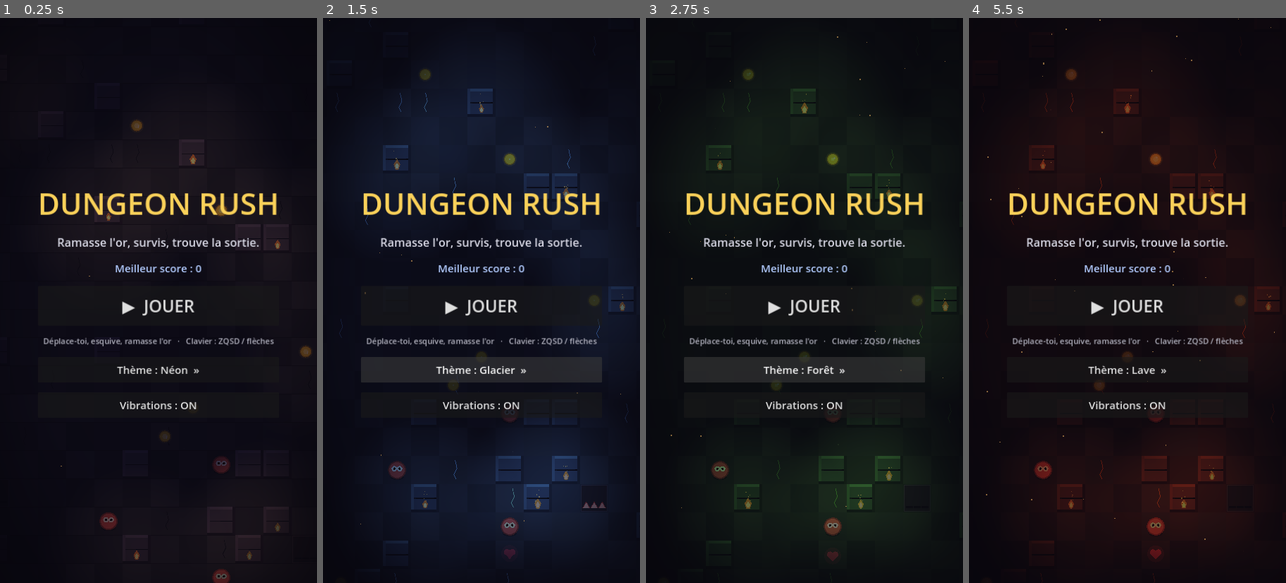
Above: before the commit, frames 1-4 (left to right).
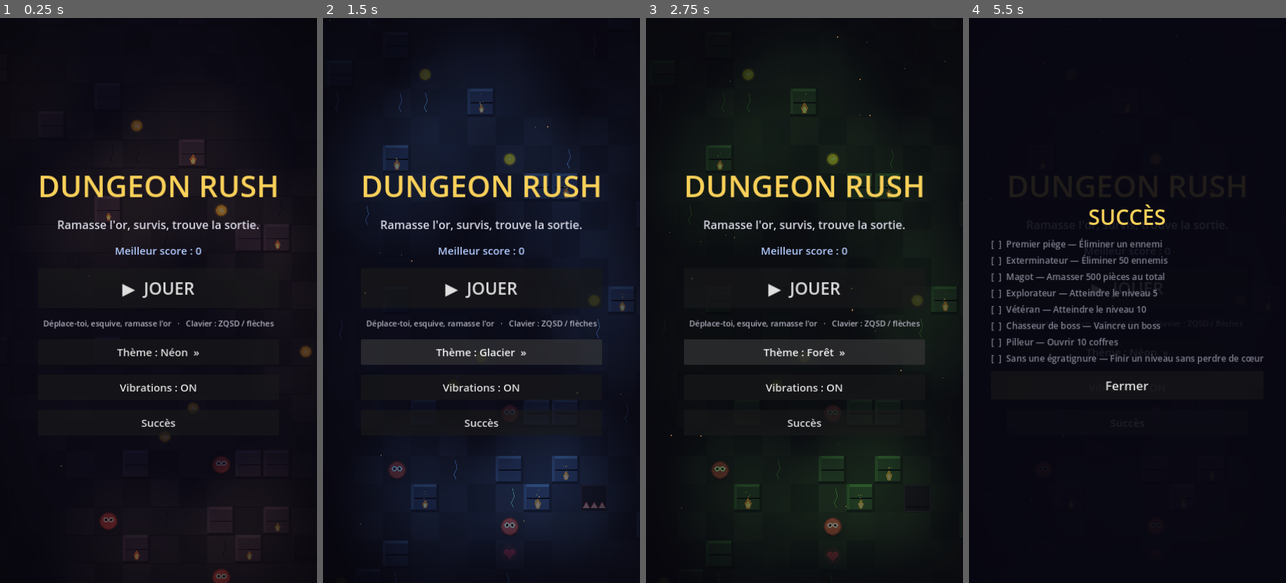
Above: after the commit, the same moments.

Repository: keerigan/godot-dungeon
Game: Godot game, scene res://scenes/Main.tscn
Same seed, same stepped clock (60 frames per second), same inputs: the game is played once before the commit and once after it.
Inputs (mouse positions are in pixels of both pictures, inside the frame that each line leads up to):
- Up to frame 1 (0.25 s): no input
- Up to frame 2 (1.5 s): click "Thème : Néon »" at 0.5 s; click "Thème : Lave »" at 1.25 s
- Up to frame 3 (2.75 s): click "Thème : Glacier »" at 2 s
- Up to frame 4 (5.5 s): click "Thème : Forêt »" at 2.75 s; click "Thème : Rétro »" at 3.5 s; click "Thème : Néon »" (after the commit: "Thème : Auto (biomes) »") at 4.25 s; click (1127, 424) at 5 s, where only the run after the commit has a clickable "Succès"

The runs differ from the first frame. In frame 1, 6.0% of the frame differs, in the area x 12-88%, y 27-73%; in frame 2, 8.6%; in frame 3, 8.5%; in frame 4, 15%, in the area x 5-98%, y 0-100%.

Commit message:
Contenu : coffres, boss, biomes (mode Auto), succès
- Coffres (Chest) : ouverture au contact, récompense aléatoire (or/soin/vitesse)
- Boss (Enemy.Kind.BOSS) tous les 5 niveaux : gros, PV élevés, charges,
  barre de vie ; élimination via pièges = gros bonus de score
- Biomes : nouveau mode 'Auto' du sélecteur de thème qui change l'ambiance
  tous les 2 niveaux (bannière de niveau adaptée)
- Succès (8) suivis et persistés, avec notifications (toasts) et panneau
  consultable depuis l'écran-titre
- Mini-carte enrichie (coffres) ; contenu adapté à la grande arène

Validé : import + parties simulées headless (niveau normal + boss) sans erreur ;
rendu réel vérifié (boss/biome, panneau succès).

Co-Authored-By: Claude Opus 4.8 <noreply@anthropic.com>
Claude-Session: https://claude.ai/code/session_01WATrZWmuEbz921xMfBvaBQ

Diff:
--- /dev/null
+++ b/scripts/Chest.gd
@@ -0,0 +1,58 @@
+class_name Chest
+extends Area2D
+
+## Coffre à ouvrir en marchant dessus. Donne une récompense aléatoire (géré par Game).
+
+signal opened(pos: Vector2)
+
+const RADIUS := 20.0
+
+var _t := 0.0
+var _open := false
+
+
+func _ready() -> void:
+	collision_layer = 0
+	collision_mask = 2   # détecte le joueur
+	monitoring = true
+	var shape := CircleShape2D.new()
+	shape.radius = RADIUS
+	var cs := CollisionShape2D.new()
+	cs.shape = shape
+	add_child(cs)
+	body_entered.connect(_on_body_entered)
+
+
+func _process(delta: float) -> void:
+	_t += delta
+	queue_redraw()
+
+
+func _on_body_entered(body: Node2D) -> void:
+	if body is Player and not _open:
+		_open = true
+		opened.emit(global_position)
+		queue_free()
+
+
+func _draw() -> void:
+	# Lueur dorée pulsante
+	var glow := 0.16 + sin(_t * 3.0) * 0.06
+	draw_circle(Vector2.ZERO, RADIUS + 6.0, Color(1.0, 0.8, 0.3, glow))
+
+	var wood := Color(0.45, 0.28, 0.15)
+	var wood_d := Color(0.32, 0.19, 0.10)
+	var gold := Color(0.95, 0.78, 0.28)
+	# Corps
+	draw_rect(Rect2(-16, -4, 32, 18), wood)
+	draw_rect(Rect2(-16, -4, 32, 18), wood_d, false, 2.0)
+	# Couvercle bombé
+	draw_rect(Rect2(-16, -14, 32, 11), wood.lightened(0.08))
+	draw_rect(Rect2(-16, -14, 32, 11), wood_d, false, 2.0)
+	# Bandes dorées
+	draw_rect(Rect2(-16, -5, 32, 3), gold)
+	draw_line(Vector2(-8, -14), Vector2(-8, 14), gold, 2.0)
+	draw_line(Vector2(8, -14), Vector2(8, 14), gold, 2.0)
+	# Serrure
+	draw_rect(Rect2(-4, -6, 8, 8), gold)
+	draw_circle(Vector2(0, -2), 1.6, wood_d)
--- a/scripts/Enemy.gd
+++ b/scripts/Enemy.gd
@@ -6,12 +6,13 @@
 ##   1 = rapide (orange, petit, PV 1)
 ##   2 = costaud (violet, gros, PV 2)
 
-enum Kind { CHASER, FAST, TANK }
+enum Kind { CHASER, FAST, TANK, BOSS }
 
 var kind: int = Kind.CHASER
 var radius := 19.0
 var speed := 120.0
 var hp := 1
+var max_hp := 1
 var body_color := Color(0.87, 0.33, 0.31)
 var target: Node2D
 
@@ -19,6 +20,8 @@
 var _flash := 0.0
 var _wobble := 0.0
 var _hit_cd := 0.0                        ## Anti multi-coups (pièges surtout)
+var _charge_t := 0.0                       ## Temps de charge restant (boss)
+var _charge_cd := 3.0                      ## Délai avant la prochaine charge (boss)
 
 var path: PackedVector2Array = PackedVector2Array()  ## Chemin A* (points monde)
 var path_i := 0
@@ -37,11 +40,17 @@
 			hp = 2
 			speed = min(70.0 + level * 8.0, 150.0)
 			body_color = Color(0.66, 0.36, 0.86)
+		Kind.BOSS:
+			radius = 42.0
+			hp = 5 + int(level / 5) * 2      # de plus en plus coriace
+			speed = min(140.0 + level * 3.0, 200.0)
+			body_color = Color(0.55, 0.16, 0.34)
 		_:
 			radius = 19.0
 			hp = 1
 			speed = min(95.0 + level * 10.0, 215.0)
 			body_color = Color(0.87, 0.33, 0.31)
+	max_hp = hp
 
 
 func _ready() -> void:
@@ -60,6 +69,18 @@
 	if _hit_cd > 0.0:
 		_hit_cd -= delta
 
+	# Charge périodique du boss
+	var spd := speed
+	if kind == Kind.BOSS:
+		if _charge_t > 0.0:
+			_charge_t -= delta
+			spd = speed * 1.8
+		else:
+			_charge_cd -= delta
+			if _charge_cd <= 0.0:
+				_charge_t = 0.7
+				_charge_cd = randf_range(2.6, 4.2)
+
 	# Suit le chemin A* (contourne les murs) ; sinon fonce vers la cible
 	var goal := Vector2.ZERO
 	var have_goal := false
@@ -77,7 +98,7 @@
 	if have_goal:
 		var to_goal := goal - global_position
 		if to_goal.length() > 1.0:
-			chase = to_goal.normalized() * speed
+			chase = to_goal.normalized() * spd
 	velocity = chase + _knockback
 	_knockback = _knockback.move_toward(Vector2.ZERO, 1400.0 * delta)
 	move_and_slide()
@@ -109,6 +130,15 @@
 	draw_set_transform(Vector2(0, r * 0.82), 0.0, Vector2(1.0, 0.42))
 	draw_circle(Vector2.ZERO, r * 0.85, Color(0, 0, 0, 0.30))
 	draw_set_transform(Vector2.ZERO, 0.0, Vector2.ONE)
+	# Cornes du boss
+	if kind == Kind.BOSS:
+		var horn := body_color.darkened(0.35)
+		draw_colored_polygon(PackedVector2Array([
+			Vector2(-r * 0.7, -r * 0.6), Vector2(-r * 0.35, -r * 0.55),
+			Vector2(-r * 0.55, -r * 1.15)]), horn)
+		draw_colored_polygon(PackedVector2Array([
+			Vector2(r * 0.7, -r * 0.6), Vector2(r * 0.35, -r * 0.55),
+			Vector2(r * 0.55, -r * 1.15)]), horn)
 	# Corps
 	draw_circle(Vector2.ZERO, r, body_color)
 	draw_arc(Vector2.ZERO, r, 0.0, TAU, 28, body_color.darkened(0.4), 3.0)
@@ -121,3 +151,12 @@
 	# Flash blanc quand touché
 	if _flash > 0.0:
 		draw_circle(Vector2.ZERO, r, Color(1, 1, 1, clampf(_flash / 0.14, 0.0, 0.85)))
+
+	# Barre de vie du boss
+	if kind == Kind.BOSS and max_hp > 0:
+		var bw := 64.0
+		var by := -r - 16.0
+		var frac := clampf(float(hp) / max_hp, 0.0, 1.0)
+		draw_rect(Rect2(-bw * 0.5, by, bw, 7), Color(0, 0, 0, 0.65))
+		draw_rect(Rect2(-bw * 0.5, by, bw * frac, 7), Color(0.9, 0.3, 0.35))
+		draw_rect(Rect2(-bw * 0.5, by, bw, 7), Color(1, 1, 1, 0.55), false, 1.0)
--- a/scripts/Game.gd
+++ b/scripts/Game.gd
@@ -14,6 +14,18 @@
 const SAVE_PATH := "user://dungeon.cfg"
 
 enum State { TITLE, PLAYING, DEAD }
+
+## Succès (id, nom, description, compteur suivi, seuil).
+const ACHIEVEMENTS: Array = [
+	{"id": "kill1", "name": "Premier piège", "desc": "Éliminer un ennemi", "stat": "kills", "need": 1},
+	{"id": "kill50", "name": "Exterminateur", "desc": "Éliminer 50 ennemis", "stat": "kills", "need": 50},
+	{"id": "coins500", "name": "Magot", "desc": "Amasser 500 pièces au total", "stat": "coins", "need": 500},
+	{"id": "lvl5", "name": "Explorateur", "desc": "Atteindre le niveau 5", "stat": "best_level", "need": 5},
+	{"id": "lvl10", "name": "Vétéran", "desc": "Atteindre le niveau 10", "stat": "best_level", "need": 10},
+	{"id": "boss1", "name": "Chasseur de boss", "desc": "Vaincre un boss", "stat": "bosses", "need": 1},
+	{"id": "chest10", "name": "Pilleur", "desc": "Ouvrir 10 coffres", "stat": "chests", "need": 10},
+	{"id": "nodmg", "name": "Sans une égratignure", "desc": "Finir un niveau sans perdre de cœur", "stat": "nodmg", "need": 1},
+]
 
 ## Thèmes visuels (100% code). Chaque palette reskin le donjon.
 const PALETTES: Array = [
@@ -76,6 +88,7 @@
 var coins: Array[Coin] = []
 var powerups: Array[Powerup] = []
 var traps: Array[Trap] = []
+var chests: Array[Chest] = []
 var portal: Portal
 
 var player: Player
@@ -87,6 +100,9 @@
 var best_score := 0
 var vibration_enabled := true
 var theme_idx := 0
+var _stats: Dictionary = {}          ## Compteurs cumulés (persistés)
+var _unlocked: Dictionary = {}       ## Succès débloqués (persistés)
+var _damage_free_level := true       ## Niveau en cours sans dégât ?
 
 # Éclairage / ambiance
 var _light_tex: GradientTexture2D
@@ -129,6 +145,11 @@
 var theme_btn: Button
 var gameover_root: Control
 var gameover_score: Label
+var achievements_root: Control
+var _ach_list: VBoxContainer
+var _toast_label: Label
+var _toast_queue: Array = []
+var _toast_active := false
 
 
 func _ready() -> void:
@@ -177,6 +198,7 @@
 				if player.health < hp:
 					add_shake(7.0)
 					_vibrate(120)
+					_damage_free_level = false
 				break
 
 	# Pièges dangereux -> blessent le joueur ET les ennemis
@@ -190,6 +212,7 @@
 			if player.health < hp2:
 				add_shake(6.0)
 				_vibrate(120)
+				_damage_free_level = false
 		var survivors: Array[Enemy] = []
 		for e in enemies:
 			if not is_instance_valid(e):
@@ -227,6 +250,7 @@
 
 func build_level() -> void:
 	_clear_level()
+	_apply_theme()          # met à jour le biome (mode Auto) avant de tout redessiner
 	_generate_walls()
 	_compute_reachable()
 	_build_wall_bodies()
@@ -271,8 +295,21 @@
 		var kind := Powerup.Kind.HEART if randf() < 0.6 else Powerup.Kind.SPEED
 		_spawn_powerup(free_cells.pop_back(), kind)
 
-	# Ennemis variés, loin du héros
-	var enemy_count := mini(3 + level, 10)
+	# Coffre (une chance sur deux environ)
+	if randf() < 0.6 and not free_cells.is_empty():
+		_spawn_chest(free_cells.pop_back())
+
+	# Boss tous les 5 niveaux
+	var is_boss_level := (level % 5 == 0)
+	if is_boss_level:
+		for c in free_cells:
+			if Vector2(c).distance_to(Vector2(SPAWN_CELL)) >= 6.0:
+				_spawn_boss(c)
+				free_cells.erase(c)
+				break
+
+	# Ennemis variés, loin du héros (moins nombreux les niveaux de boss)
+	var enemy_count := 3 if is_boss_level else mini(3 + level, 10)
 	var placed := 0
 	for c in free_cells:
 		if placed >= enemy_count:
@@ -285,7 +322,19 @@
 	queue_redraw()
 	_update_hud()
 	if state == State.PLAYING:
-		_flash("Niveau %d" % level)
+		_flash(_level_banner())
+		if level > int(_stats.get("best_level", 0)):
+			_stats["best_level"] = level
+		_damage_free_level = true
+		_check_achievements()
+
+
+func _level_banner() -> String:
+	if level % 5 == 0:
+		return "BOSS — Niveau %d" % level
+	if theme_idx >= PALETTES.size():
+		return "%s — Niveau %d" % [PALETTES[_effective_palette_index()]["name"], level]
+	return "Niveau %d" % level
 
 
 func _open_exit() -> void:
@@ -301,8 +350,31 @@
 		return
 	Sfx.play(Sfx.level_up)
 	_vibrate(60)
+	if _damage_free_level:
+		_stat_add("nodmg", 1)
+		_check_achievements()
 	level += 1
 	build_level()
+
+
+func _on_chest_opened(pos: Vector2) -> void:
+	Sfx.play(Sfx.powerup)
+	_vibrate(50)
+	_burst(pos, Color(1.0, 0.85, 0.35), 22, 230.0, 0.6)
+	var roll := randf()
+	if roll < 0.4:
+		player.coins += 5
+		player.coins_changed.emit(player.coins)
+		_stat_add("coins", 5)
+		_flash("Coffre : +5 or !")
+	elif roll < 0.72:
+		player.heal(2)
+		_flash("Coffre : soin +2 !")
+	else:
+		player.grant_speed(8.0)
+		_flash("Coffre : vitesse !")
+	_stat_add("chests", 1)
+	_check_achievements()
 
 
 func _on_player_died() -> void:
@@ -327,9 +399,11 @@
 func _on_coin_collected(pos: Vector2) -> void:
 	Sfx.play(Sfx.coin)
 	player.add_coin()
+	_stat_add("coins", 1)
 	coins_left -= 1
 	_burst(pos, Color(1.0, 0.85, 0.3), 8, 150.0, 0.4)
 	_update_hud()
+	_check_achievements()
 	if coins_left <= 0:
 		_open_exit()
 
@@ -347,12 +421,25 @@
 
 
 func _kill_enemy(e: Enemy) -> void:
-	_burst(e.global_position, e.body_color, 16, 260.0, 0.5)
+	var boss := e.kind == Enemy.Kind.BOSS
+	_burst(e.global_position, e.body_color, 26 if boss else 16, 300.0 if boss else 260.0, 0.6)
 	Sfx.play(Sfx.enemy_die)
-	player.coins += 2                 # bonus de score
+	if boss:
+		Sfx.play(Sfx.level_up)
+		player.coins += 25
+		add_shake(12.0)
+		_vibrate(200)
+		_flash("Boss vaincu !  +25")
+		_stat_add("coins", 25)
+		_stat_add("bosses", 1)
+	else:
+		player.coins += 2
+		add_shake(4.0)
+		_vibrate(25)
+		_stat_add("coins", 2)
 	player.coins_changed.emit(player.coins)
-	add_shake(4.0)
-	_vibrate(25)
+	_stat_add("kills", 1)
+	_check_achievements()
 	e.queue_free()
 
 
@@ -381,6 +468,10 @@
 		if is_instance_valid(t):
 			t.queue_free()
 	traps.clear()
+	for ch in chests:
+		if is_instance_valid(ch):
+			ch.queue_free()
+	chests.clear()
 	for lt in _torches:
 		if is_instance_valid(lt):
 			lt.queue_free()
@@ -565,6 +656,14 @@
 	traps.append(t)
 
 
+func _spawn_chest(cell: Vector2i) -> void:
+	var ch := Chest.new()
+	ch.position = _cell_to_world(cell.x, cell.y)
+	ch.opened.connect(_on_chest_opened)
+	add_child(ch)
+	chests.append(ch)
+
+
 func _spawn_portal(cell: Vector2i) -> void:
 	portal = Portal.new()
 	portal.position = _cell_to_world(cell.x, cell.y)
@@ -581,6 +680,14 @@
 		kind = Enemy.Kind.FAST
 	elif level >= 3 and roll > 0.8:
 		kind = Enemy.Kind.TANK
+	_spawn_enemy_kind(cell, kind)
+
+
+func _spawn_boss(cell: Vector2i) -> void:
+	_spawn_enemy_kind(cell, Enemy.Kind.BOSS)
+
+
+func _spawn_enemy_kind(cell: Vector2i, kind: int) -> void:
 	var e := Enemy.new()
 	e.setup(kind, level)
 	e.position = _cell_to_world(cell.x, cell.y)
@@ -815,8 +922,19 @@
 	joystick = VirtualJoystick.new()
 	hud_root.add_child(joystick)
 
+	# Notification de succès (visible partout)
+	_toast_label = Label.new()
+	_toast_label.horizontal_alignment = HORIZONTAL_ALIGNMENT_CENTER
+	_toast_label.add_theme_font_size_override("font_size", 26)
+	_toast_label.add_theme_color_override("font_color", Color(1.0, 0.85, 0.4))
+	_toast_label.size = Vector2(720, 40)
+	_toast_label.position = Vector2(0, 130)
+	_toast_label.visible = false
+	ui_layer.add_child(_toast_label)
+
 	_build_title_ui()
 	_build_gameover_ui()
+	_build_achievements_ui()
 
 
 func _build_vignette() -> void:
@@ -943,7 +1061,70 @@
 	vib_btn.pressed.connect(_toggle_vibration)
 	box.add_child(vib_btn)
 
+	var ach_btn := Button.new()
+	ach_btn.text = "Succès"
+	ach_btn.add_theme_font_size_override("font_size", 24)
+	ach_btn.custom_minimum_size = Vector2(300, 58)
+	ach_btn.focus_mode = Control.FOCUS_NONE
+	ach_btn.pressed.connect(_open_achievements)
+	box.add_child(ach_btn)
+
 	_refresh_best_labels()
+
+
+func _build_achievements_ui() -> void:
+	achievements_root = Control.new()
+	achievements_root.set_anchors_preset(Control.PRESET_FULL_RECT)
+	achievements_root.mouse_filter = Control.MOUSE_FILTER_STOP
+	achievements_root.visible = false
+	ui_layer.add_child(achievements_root)
+
+	var dim := ColorRect.new()
+	dim.color = Color(0.03, 0.03, 0.07, 0.9)
+	dim.set_anchors_preset(Control.PRESET_FULL_RECT)
+	achievements_root.add_child(dim)
+
+	var center := CenterContainer.new()
+	center.set_anchors_preset(Control.PRESET_FULL_RECT)
+	achievements_root.add_child(center)
+
+	var box := VBoxContainer.new()
+	box.alignment = BoxContainer.ALIGNMENT_CENTER
+	box.add_theme_constant_override("separation", 14)
+	center.add_child(box)
+
+	var title := Label.new()
+	title.text = "SUCCÈS"
+	title.horizontal_alignment = HORIZONTAL_ALIGNMENT_CENTER
+	title.add_theme_font_size_override("font_size", 48)
+	title.add_theme_color_override("font_color", Color(0.98, 0.82, 0.35))
+	box.add_child(title)
+
+	_ach_list = VBoxContainer.new()
+	_ach_list.add_theme_constant_override("separation", 8)
+	box.add_child(_ach_list)
+
+	var close := Button.new()
+	close.text = "  Fermer  "
+	close.add_theme_font_size_override("font_size", 28)
+	close.custom_minimum_size = Vector2(220, 64)
+	close.focus_mode = Control.FOCUS_NONE
+	close.pressed.connect(func(): achievements_root.visible = false)
+	box.add_child(close)
+
+
+func _open_achievements() -> void:
+	for c in _ach_list.get_children():
+		c.queue_free()
+	for a in ACHIEVEMENTS:
+		var done: bool = _unlocked.has(a["id"])
+		var l := Label.new()
+		l.text = ("[x]  " if done else "[  ]  ") + a["name"] + " — " + a["desc"]
+		l.add_theme_font_size_override("font_size", 20)
+		l.add_theme_color_override("font_color",
+			Color(1.0, 0.85, 0.4) if done else Color(0.5, 0.5, 0.56))
+		_ach_list.add_child(l)
+	achievements_root.visible = true
 
 
 func _build_gameover_ui() -> void:
@@ -1019,7 +1200,12 @@
 	if cfg.load(SAVE_PATH) == OK:
 		best_score = int(cfg.get_value("score", "best", 0))
 		vibration_enabled = bool(cfg.get_value("options", "vibration", true))
-		theme_idx = clampi(int(cfg.get_value("options", "theme", 0)), 0, PALETTES.size() - 1)
+		theme_idx = clampi(int(cfg.get_value("options", "theme", 0)), 0, PALETTES.size())
+		var st = cfg.get_value("stats", "data", {})
+		if st is Dictionary:
+			_stats = st.duplicate()
+		for id in cfg.get_value("achievements", "unlocked", []):
+			_unlocked[id] = true
 
 
 func _save_prefs() -> void:
@@ -1027,13 +1213,66 @@
 	cfg.set_value("score", "best", best_score)
 	cfg.set_value("options", "vibration", vibration_enabled)
 	cfg.set_value("options", "theme", theme_idx)
+	cfg.set_value("stats", "data", _stats)
+	cfg.set_value("achievements", "unlocked", _unlocked.keys())
 	cfg.save(SAVE_PATH)
 	_refresh_best_labels()
 
 
+func _stat_add(key: String, n: int) -> void:
+	_stats[key] = int(_stats.get(key, 0)) + n
+
+
+func _check_achievements() -> void:
+	var newly: Array = []
+	for a in ACHIEVEMENTS:
+		if _unlocked.has(a["id"]):
+			continue
+		if int(_stats.get(a["stat"], 0)) >= int(a["need"]):
+			_unlocked[a["id"]] = true
+			newly.append(a)
+	if not newly.is_empty():
+		_save_prefs()
+		for a in newly:
+			_queue_toast("Succès : " + a["name"])
+
+
+# ---------------------------------------------------------------------------
+# Notifications (toasts)
+# ---------------------------------------------------------------------------
+
+func _queue_toast(text: String) -> void:
+	_toast_queue.append(text)
+	if not _toast_active:
+		_show_next_toast()
+
+
+func _show_next_toast() -> void:
+	if _toast_queue.is_empty():
+		_toast_active = false
+		return
+	_toast_active = true
+	_toast_label.text = str(_toast_queue.pop_front())
+	_toast_label.visible = true
+	_toast_label.modulate = Color(1, 1, 1, 0)
+	_vibrate(30)
+	var tw := create_tween()
+	tw.tween_property(_toast_label, "modulate:a", 1.0, 0.25)
+	tw.tween_interval(1.7)
+	tw.tween_property(_toast_label, "modulate:a", 0.0, 0.4)
+	tw.tween_callback(_show_next_toast)
+
+
+## Indice de palette réellement utilisé (gère le mode "Auto" = biomes).
+func _effective_palette_index() -> int:
+	if theme_idx < PALETTES.size():
+		return theme_idx
+	return int((level - 1) / 2) % PALETTES.size()   # change de biome tous les 2 niveaux
+
+
 ## Copie la palette courante dans les variables de couleur (rapide pour _draw).
 func _unpack_theme() -> void:
-	var p: Dictionary = PALETTES[theme_idx]
+	var p: Dictionary = PALETTES[_effective_palette_index()]
 	_c_ambient = p["ambient"]
 	_c_floor_a = p["floor_a"]
 	_c_floor_b = p["floor_b"]
@@ -1062,7 +1301,7 @@
 
 
 func _cycle_theme() -> void:
-	theme_idx = (theme_idx + 1) % PALETTES.size()
+	theme_idx = (theme_idx + 1) % (PALETTES.size() + 1)   # +1 pour le mode "Auto"
 	_apply_theme()
 	_save_prefs()
 	if theme_btn != null:
@@ -1070,6 +1309,8 @@
 
 
 func _theme_label() -> String:
+	if theme_idx >= PALETTES.size():
+		return "Thème : Auto (biomes)  »"
 	return "Thème : %s  »" % PALETTES[theme_idx]["name"]
 
 
--- a/scripts/Minimap.gd
+++ b/scripts/Minimap.gd
@@ -46,6 +46,12 @@
 			draw_rect(Rect2(p - Vector2(cw * 0.45, cw * 0.45), Vector2(cw * 0.9, cw * 0.9)),
 				Color(0.85, 0.4, 0.4, 0.7))
 
+	# Coffres
+	for ch in game.chests:
+		if is_instance_valid(ch):
+			var cp := _to_mm(ch.position, tile, cw)
+			draw_rect(Rect2(cp - Vector2(2, 2), Vector2(4, 4)), Color(1.0, 0.8, 0.3))
+
 	# Portail
 	if is_instance_valid(game.portal):
 		var col := Color(0.5, 0.9, 1.0) if game.portal.active else Color(0.4, 0.6, 0.8)
Not shown, changed: README.md
